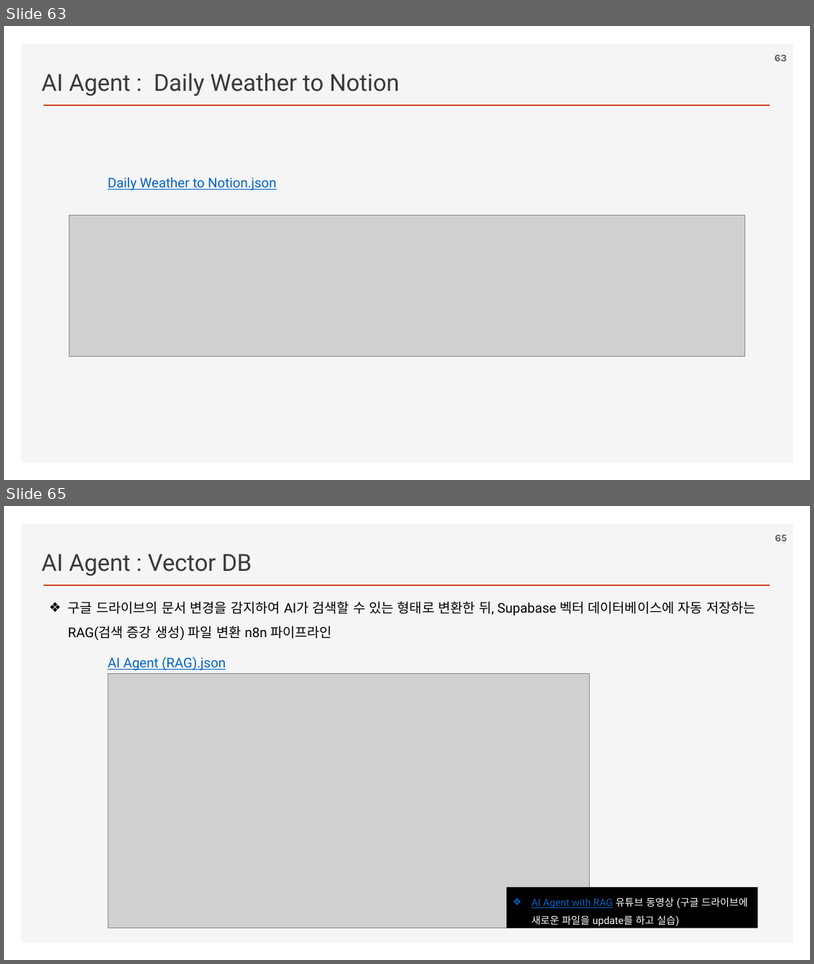
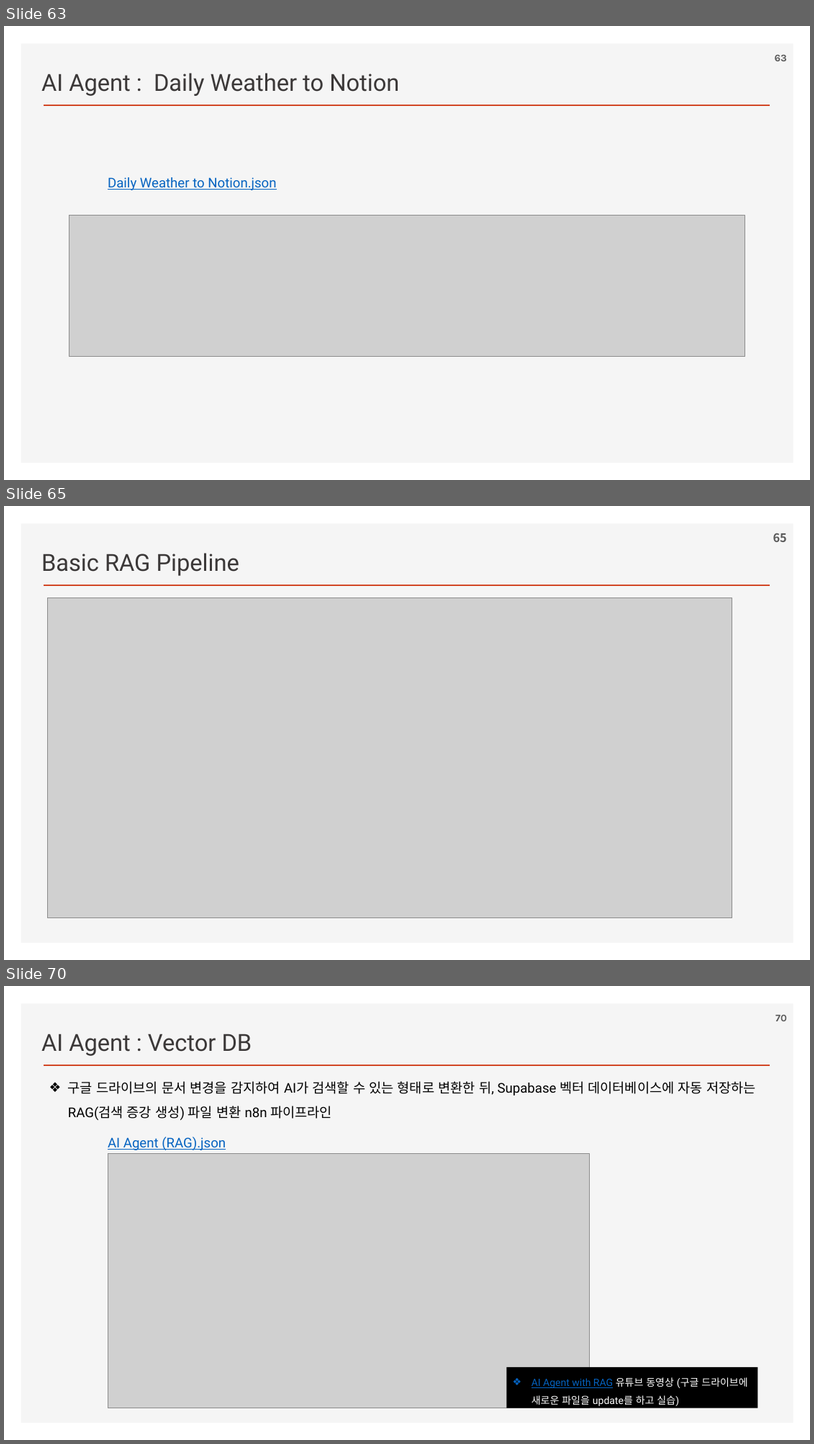
Before and after one commit to ancestor9/2026_Fall_AI-Workflow, a slide deck: PPTs/04_AI Workflow_n8n.pptx. Shown one above the other, each under a label of ours: slides 63 and 65 before the commit, slides 63, 65 and 70 after it; the slides between them are not shown. The pictures are 814x964 and 814x1444 pixels, drawn with LibreOffice and Linux fonts; fonts in the diff are those of the drawing; grey boxes stand for pictures; background and template pictures are left out. Boxes give left, top, right and bottom in pixels: in the first picture for what was removed or moved away, otherwise in the second. Text is boxed around its words. In the diff, an @@ line names an element or a change of style, - is before the commit and + after.

```diff
--- a/PPTs/04_AI Workflow_n8n.pptx
+++ b/PPTs/04_AI Workflow_n8n.pptx
@@ slide 65 added at (4, 506, 810, 960), background #FFFFFF; not listed: 2 template elements that a slide beside it also shows @@
@@ page number added at (774, 533, 787, 542), 14 pt, text #595959, bold @@
+65
@@ text added at (41, 553, 239, 576), 28 pt, text #3B3838 @@
+Basic RAG Pipeline
@@ picture added at (47, 598, 733, 917) @@
@@ what was slide 65 is now slide 70 @@
@@ page number at (776, 1015, 787, 1021): text changed @@
-65
+70
```
Also in this commit, not shown: 5 slides changed, 8 other slides added.
